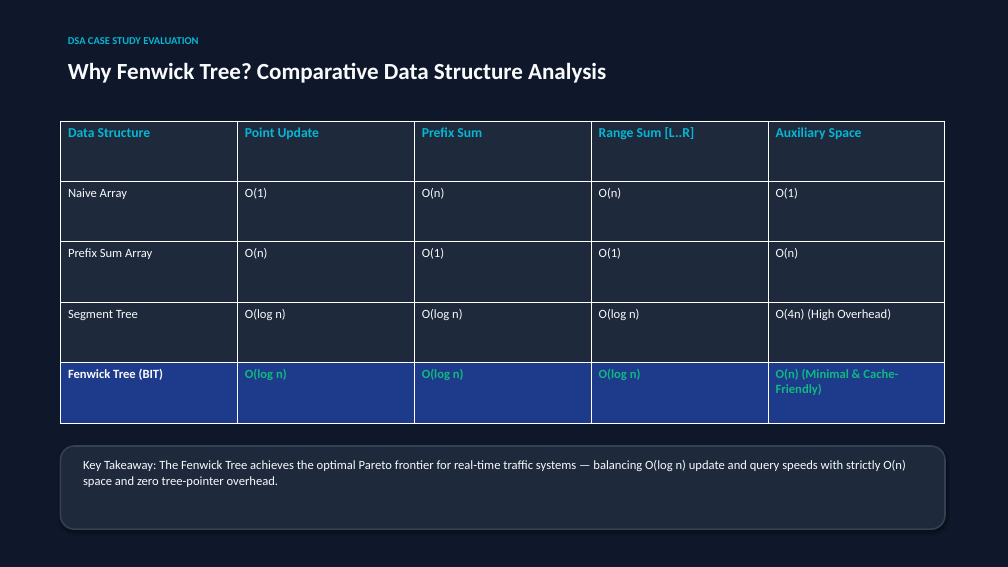
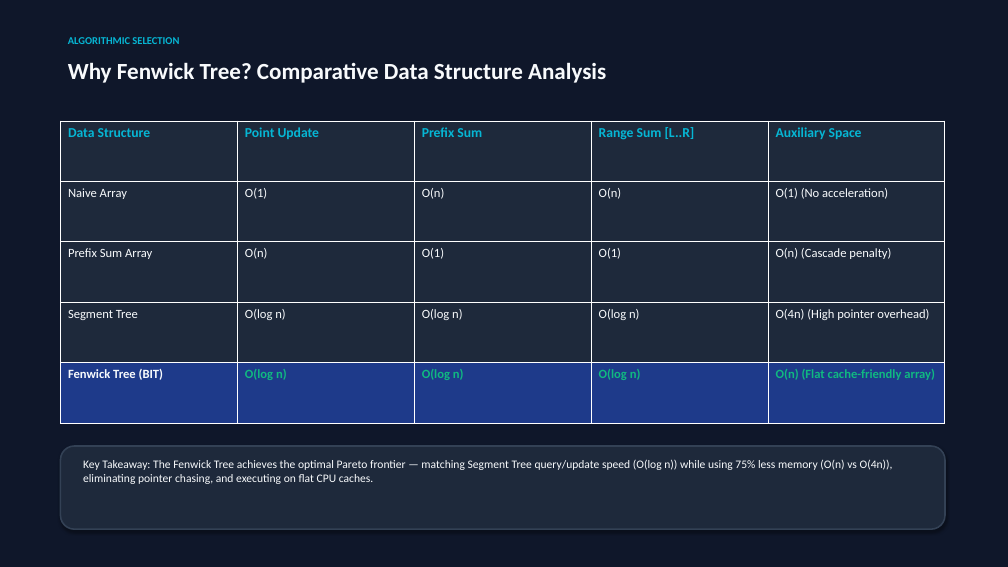
Before and after one commit to Jeyadev3/FlowGrid_Traffic_Analytics, a slide deck: slide 6 of presentation/Fenwick_Tree_Case_Study.pptx (slide 5 before the commit). Drawn at 1008x567 pixels with LibreOffice and Linux fonts; fonts in the diff are those of the drawing. Boxes give left, top, right and bottom in pixels: in the first picture for what was removed or moved away, otherwise in the second. Text is boxed around its words. In the diff, an @@ line names an element or a change of style, - is before the commit and + after.

Commit message:
docs: update Fenwick Tree case study presentation with Member 4 integration

```diff
--- a/presentation/Fenwick_Tree_Case_Study.pptx
+++ b/presentation/Fenwick_Tree_Case_Study.pptx
@@ text at [68, 37, 179, 44]: text changed @@
-DSA CASE STUDY EVALUATION
+ALGORITHMIC SELECTION
@@ table at [60, 121, 945, 423] @@
-row 2, column 5: O(1)
+row 2, column 5: O(1) (No acceleration)
-row 3, column 5: O(n)
+row 3, column 5: O(n) (Cascade penalty)
-row 4, column 5: O(4n) (High Overhead)
+row 4, column 5: O(4n) (High pointer overhead)
-row 5, column 5: O(n) (Minimal & Cache-Friendly)
+row 5, column 5: O(n) (Flat cache-friendly array)
@@ text at [83, 459, 893, 484]: text changed; size 12 to 11 pt @@
-Key Takeaway: The Fenwick Tree achieves the optimal Pareto frontier for real-time traffic systems — balancing O(log n) update and query speeds with strictly O(n) space and zero tree-pointer overhead.
+Key Takeaway: The Fenwick Tree achieves the optimal Pareto frontier — matching Segment Tree query/update speed (O(log n)) while using 75% less memory (O(n) vs O(4n)), eliminating pointer chasing, and executing on flat CPU caches.
```
Also in this commit, not shown: 9 other slides changed, 6 slides added, 4 slides removed, 2 other files.
